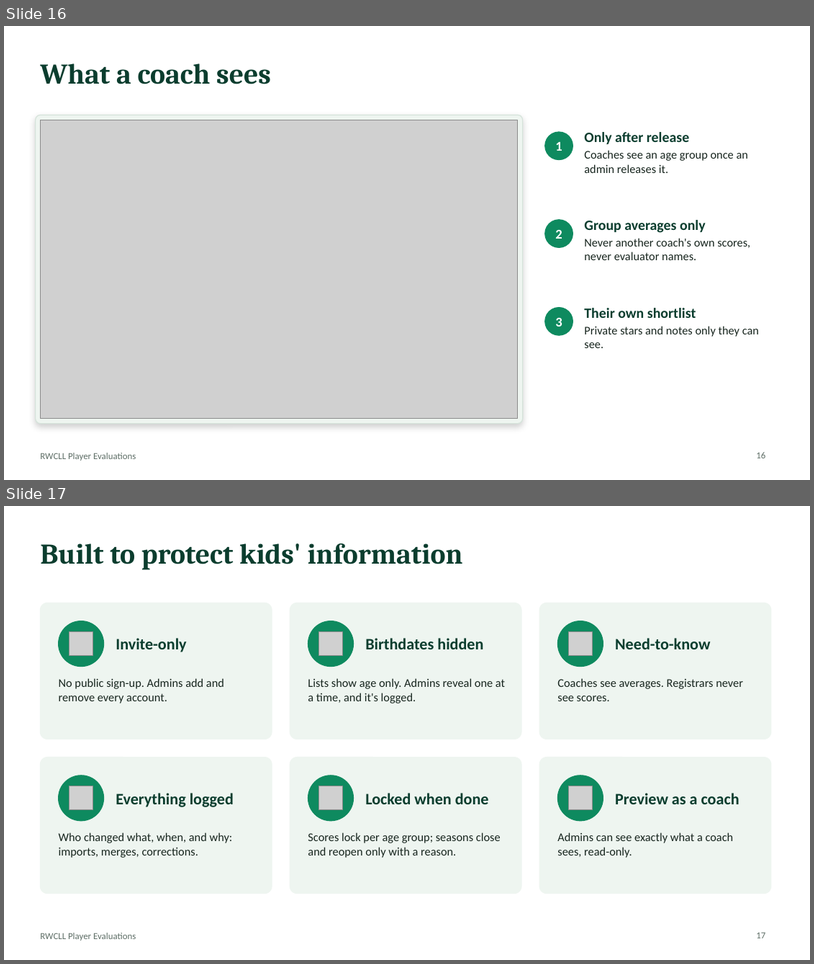
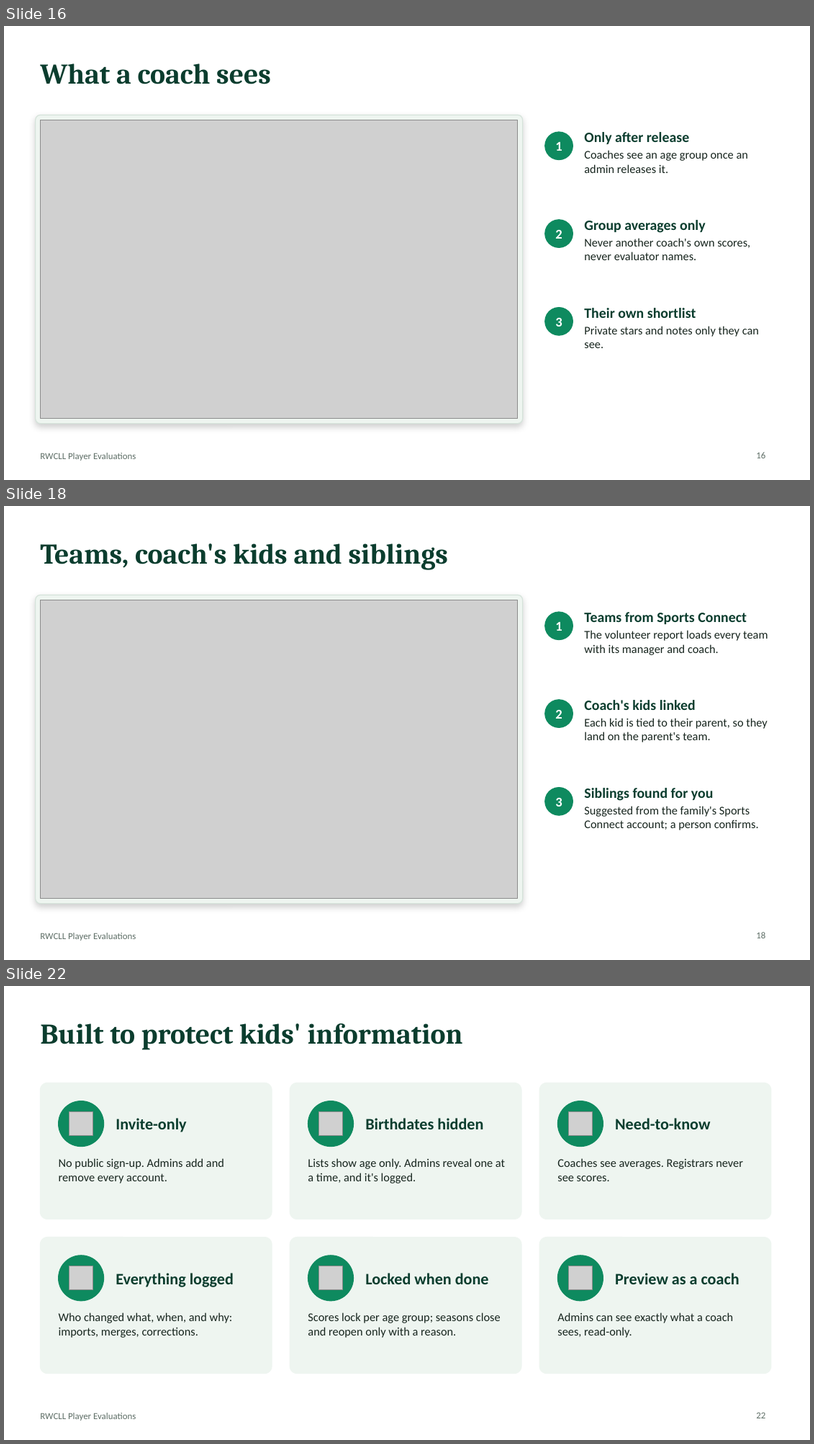
Before and after one commit to rwclldb/rwcll-player-evaluations, a slide deck: docs/board-demo/RWCLL-Player-Evaluations-Board.pptx. Shown one above the other, each under a label of ours: slides 16 and 17 before the commit, slides 16, 18 and 22 after it; the slides between them are not shown. The pictures are 814x964 and 814x1444 pixels, drawn with LibreOffice and Linux fonts; fonts in the diff are those of the drawing; grey boxes stand for pictures. Boxes give left, top, right and bottom in pixels: in the first picture for what was removed or moved away, otherwise in the second. Text is boxed around its words. In the diff, an @@ line names an element or a change of style, - is before the commit and + after.

```diff
--- a/docs/board-demo/RWCLL-Player-Evaluations-Board.pptx
+++ b/docs/board-demo/RWCLL-Player-Evaluations-Board.pptx
@@ slide 18 added at <box>4,506,810,960</box>, background #FFFFFF; not listed: 1 template element that a slide beside it also shows @@
@@ title added at <box>40,543,449,570</box>, 34 pt, text #0B3D2E, bold @@
+Teams, coach's kids and siblings
@@ rounded rectangle added at <box>36,595,523,903</box>, fill #EEF5F0, outline #D5E3DA 1 pt @@
@@ picture added at <box>40,600,518,898</box> @@
@@ ellipse added at <box>545,612,574,640</box>, fill #0E8A5F, outline #0E8A5F 1 pt @@
@@ text added at <box>584,612,768,655</box>, 14 pt, text #17251E @@
+Teams from Sports Connect
+The volunteer report loads every team with its manager and coach.
@@ text added at <box>556,622,562,631</box>, 16 pt, text #FFFFFF, bold @@
+1
@@ ellipse added at <box>545,700,574,728</box>, fill #0E8A5F, outline #0E8A5F 1 pt @@
@@ text added at <box>584,700,768,742</box>, 14 pt, text #17251E @@
+Coach's kids linked
+Each kid is tied to their parent, so they land on the parent's team.
@@ text added at <box>556,710,562,718</box>, 16 pt, text #FFFFFF, bold @@
+2
@@ ellipse added at <box>545,788,574,815</box>, fill #0E8A5F, outline #0E8A5F 1 pt @@
@@ text added at <box>556,797,562,806</box>, 16 pt, text #FFFFFF, bold @@
+3
@@ text added at <box>584,788,759,830</box>, 14 pt, text #17251E @@
+Siblings found for you
+Suggested from the family's Sports Connect account; a person confirms.
@@ page number added at <box>756,932,766,938</box>, 11 pt, text #5E6E66 @@
+18
@@ what was slide 17 is now slide 22 @@
@@ page number at <box>756,1412,766,1418</box>: text changed @@
-17
+22
```
Also in this commit, not shown: 1 slide changed, 4 other slides added, 6 other files.
